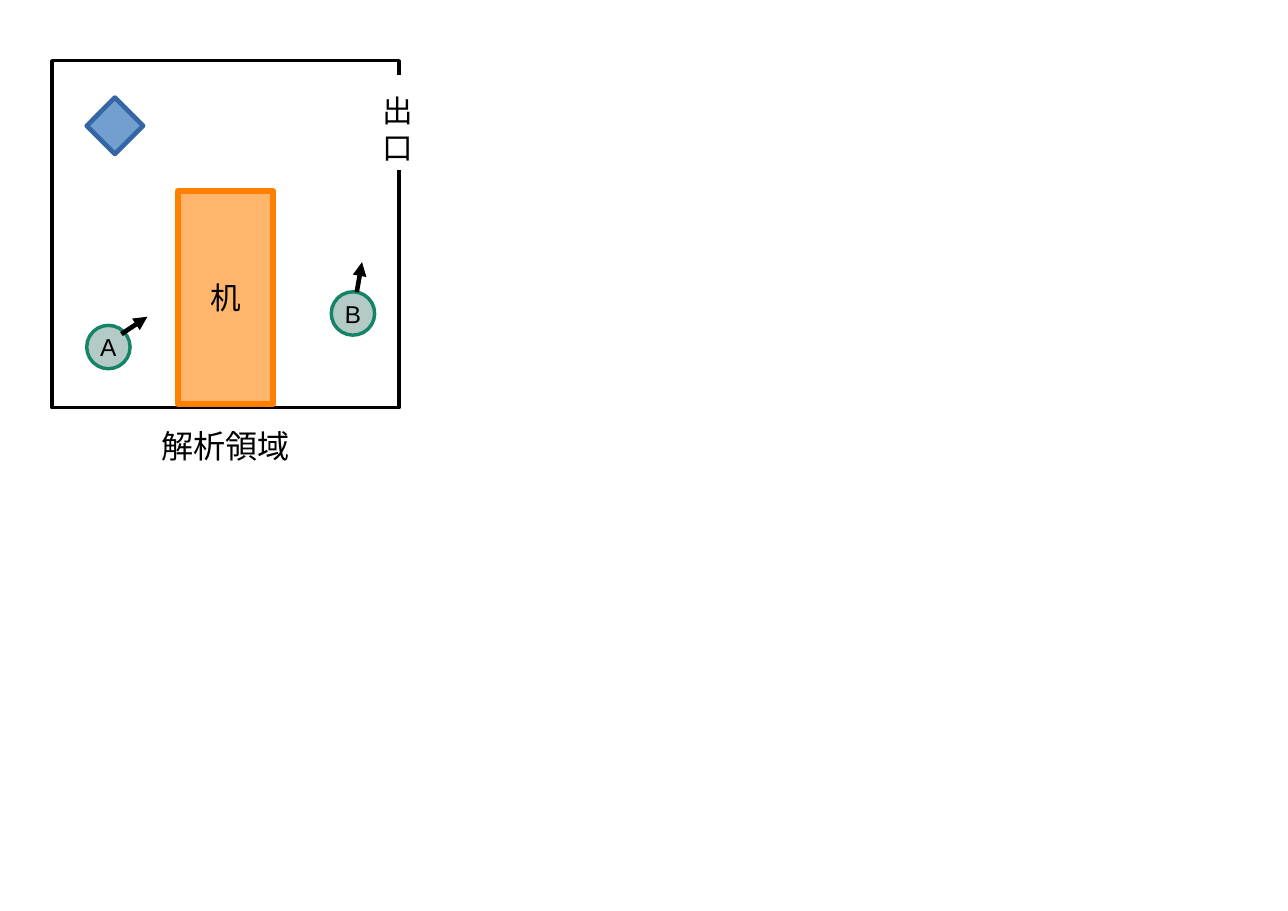
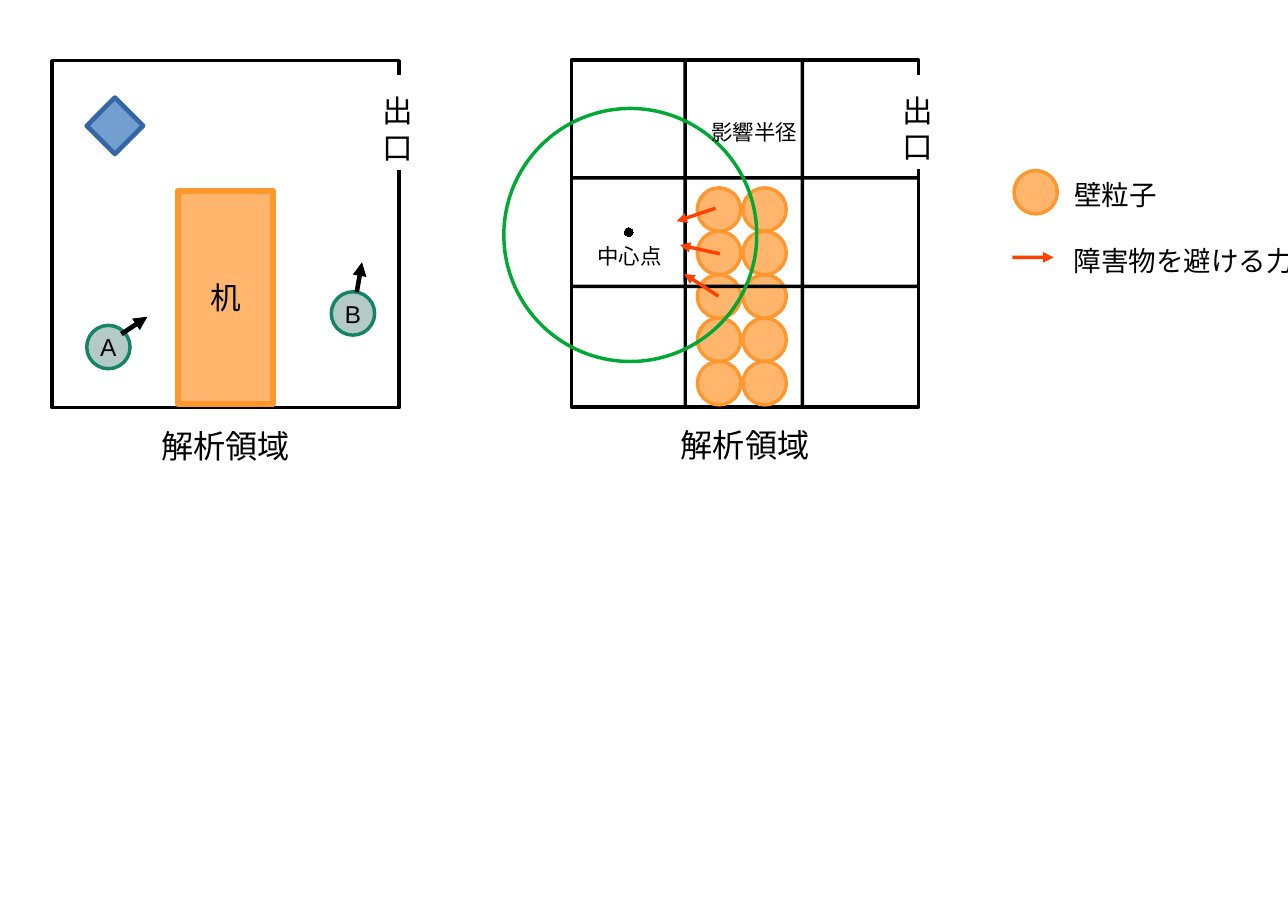
Before and after one commit to payao8810/shuron, a slide deck: slide 5 of fig.odp. Drawn at 1288x911 pixels with LibreOffice and Linux fonts; fonts in the diff are those of the drawing. Boxes give left, top, right and bottom in pixels: in the first picture for what was removed or moved away, otherwise in the second. Text is boxed around its words. In the diff, an @@ line names an element or a change of style, - is before the commit and + after.

```diff
--- a/fig.odp
+++ b/fig.odp
@@ rectangle added at (572, 60, 919, 407), fill #FFFFFF, outline #000000 4.51 pt @@
@@ line added from (685, 60) to (685, 407), #000000 4.51 pt @@
@@ line added from (802, 60) to (802, 407), #000000 4.51 pt @@
@@ rectangle added at (895, 75, 938, 168), fill #FFFFFF, outline #FFFFFF 0 pt @@
@@ ellipse added at (504, 108, 757, 361), outline #00A933 4.51 pt @@
@@ text added at (903, 96, 934, 160), 40 pt, text #000000 @@
+出
+口
@@ text added at (711, 122, 797, 146), 28 pt, text #000000 @@
+影響半径
@@ line added from (572, 178) to (919, 178), #000000 4.51 pt @@
@@ ellipse added at (1014, 171, 1057, 214), fill #FFB66C, outline #FF972F 4.51 pt @@
@@ rectangle "机" at (178, 191, 273, 403): outline #FF8000 7.99 pt to #FF972F 7.99 pt @@
@@ arrow added from (715, 208) to (676, 221), #FF4000 4.51 pt @@
@@ ellipse added at (697, 188, 741, 231), fill #FFB66C, outline #FF972F 4.51 pt @@
@@ ellipse added at (743, 188, 786, 231), fill #FFB66C, outline #FF972F 4.51 pt @@
@@ text added at (1074, 182, 1157, 208), 36 pt, text #000000 @@
+壁粒子
@@ ellipse added at (624, 227, 633, 236), fill #000000, outline #000000 0 pt @@
@@ ellipse added at (697, 231, 741, 275), fill #FFB66C, outline #FF972F 4.51 pt @@
@@ ellipse added at (743, 231, 786, 275), fill #FFB66C, outline #FF972F 4.51 pt @@
@@ text added at (597, 246, 661, 266), 28 pt, text #000000 @@
+中心点
@@ arrow added from (720, 254) to (680, 245), #FF4000 4.51 pt @@
@@ arrow added from (1012, 257) to (1053, 257), #FF4000 4.51 pt @@
@@ text added at (1074, 248, 1288, 274), 36 pt, text #000000 @@
+障害物を避ける力
@@ line added from (572, 286) to (919, 286), #000000 4.51 pt @@
@@ arrow added from (718, 296) to (684, 274), #FF4000 4.51 pt @@
@@ ellipse added at (697, 275, 741, 318), fill #FFB66C, outline #FF972F 4.51 pt @@
@@ ellipse added at (743, 275, 786, 318), fill #FFB66C, outline #FF972F 4.51 pt @@
@@ ellipse added at (697, 318, 741, 361), fill #FFB66C, outline #FF972F 4.51 pt @@
@@ ellipse added at (743, 318, 786, 361), fill #FFB66C, outline #FF972F 4.51 pt @@
@@ ellipse added at (697, 361, 741, 405), fill #FFB66C, outline #FF972F 4.51 pt @@
@@ ellipse added at (743, 361, 786, 405), fill #FFB66C, outline #FF972F 4.51 pt @@
@@ text added at (681, 430, 810, 460), 42 pt, text #000000 @@
+解析領域
```
Also in this commit, not shown: 1 other slide changed, 1 slide added, 24 other files.
